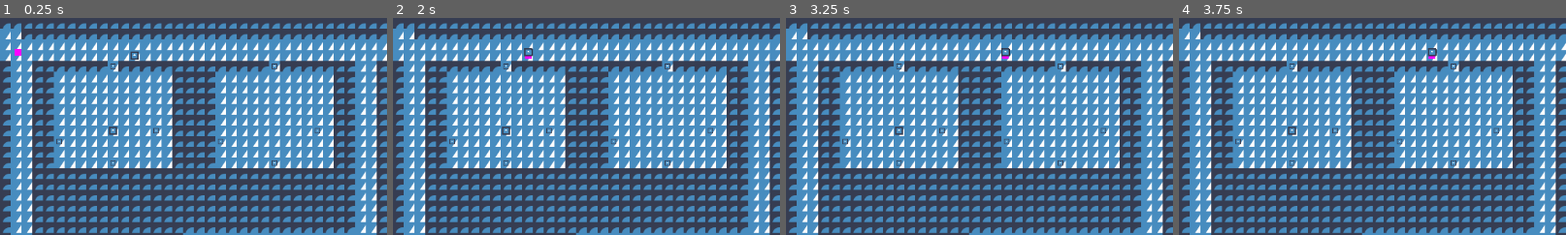
Above: before the commit, frames 1-4 (left to right).
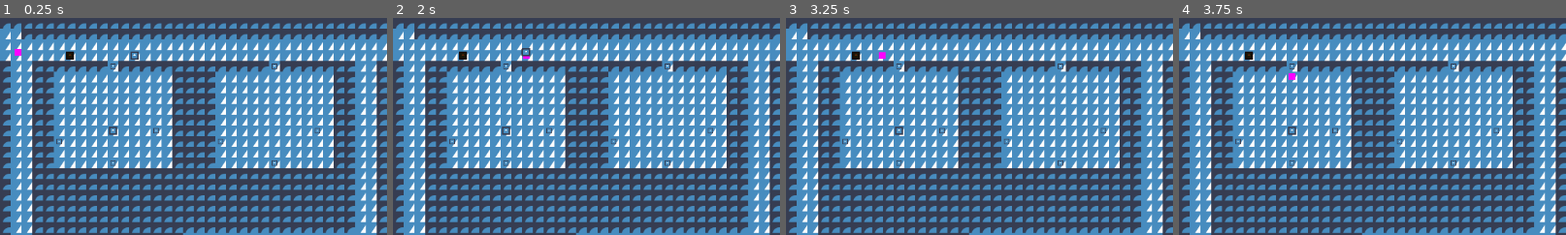
Above: after the commit, the same moments.

Repository: Nathpett/City-Navigation-Project
Game: Godot game, scene res://main.tscn
The game is run twice, just before and just after one commit, with the same random seed, the same clock (stepped at 60 frames per second) and the same inputs. The engine's default icon, where the game draws it, is replaced by a stand-in: a white triangle on a blue panel in a dark square.
Inputs:
- Up to frame 1 (0.25 s): no input
- Up to frame 2 (2 s): tap Enter at 0.5 s; tap Space at 1.25 s
- Up to frame 3 (3.25 s): no input
- Up to frame 4 (3.75 s): no input
The pictures show only the part of the screen within x 0-50%, y 0-50%; the shares and areas given below are measured in that part.

The runs differ from the first frame. In frame 1, less than 0.1% of the frame differs, in the area x 17-20%, y 15-20%; in frame 2, 0.2%; in frame 3, 0.3%, in the area x 17-58%, y 13-20%; in frame 4, 0.2%.

Commit message:
ok it cleans it now

Diff:
--- a/main.tscn
+++ b/main.tscn
@@ -1,10 +1,11 @@
-[gd_scene load_steps=9 format=3 uid="uid://b17fo24bty4m1"]
+[gd_scene load_steps=10 format=3 uid="uid://b17fo24bty4m1"]
 
 [ext_resource type="Script" path="res://city.gd" id="1_gpgsi"]
 [ext_resource type="Texture2D" uid="uid://dkw051bbanke4" path="res://icon.svg" id="2_rbahg"]
 [ext_resource type="Script" path="res://npc_spawner.gd" id="3_6sde0"]
 [ext_resource type="PackedScene" uid="uid://clw6b2ern45np" path="res://building.tscn" id="4_358ys"]
 [ext_resource type="PackedScene" uid="uid://ccwa6pbmgfq8" path="res://things/thing.tscn" id="5_ibd3p"]
+[ext_resource type="PackedScene" uid="uid://chvoshfhdrj1n" path="res://things/box.tscn" id="6_rmpsa"]
 
 [sub_resource type="NavigationPolygon" id="NavigationPolygon_dssy0"]
 vertices = PackedVector2Array(8, 0, 0, 8, -8, 0, 0, -8)
@@ -272,3 +273,6 @@
 
 [node name="Thing4" parent="." instance=ExtResource("5_ibd3p")]
 position = Vector2(168, 168)
+
+[node name="Box" parent="." instance=ExtResource("6_rmpsa")]
+position = Vector2(104, 56)
--- a/state/npc_states/seek.gd
+++ b/state/npc_states/seek.gd
@@ -21,5 +21,6 @@
 
 
 func _exit_condition_met() -> void:
-	state_owner.pick_up(target)# TODO DONT DO ANYTHING JUST BE THERE
+	var nav_agent: NavigationAgent2D = state_owner.navigation_agent
+	state_owner.state_successful = nav_agent.is_navigation_finished()
 	emit_signal("state_concluded")
--- a/things/box.gd
+++ b/things/box.gd
@@ -7,7 +7,7 @@
 
 func store(thing: Thing) -> void:
 	store_stack.append(thing)
-	thing.push_state("stored")
+	thing.evoke_stored()
 
 
 func can_store() -> bool:
--- /dev/null
+++ b/things/box.tscn
@@ -0,0 +1,11 @@
+[gd_scene load_steps=3 format=3 uid="uid://chvoshfhdrj1n"]
+
+[ext_resource type="PackedScene" uid="uid://ccwa6pbmgfq8" path="res://things/thing.tscn" id="1_nprd2"]
+[ext_resource type="Script" path="res://things/box.gd" id="2_1x72n"]
+
+[node name="Box" instance=ExtResource("1_nprd2")]
+script = ExtResource("2_1x72n")
+storage_capacity = 3
+
+[node name="Sprite2D" parent="." index="0"]
+modulate = Color(0.368627, 0.156863, 0.0392157, 1)
--- a/things/thing.gd
+++ b/things/thing.gd
@@ -9,3 +9,7 @@
 
 func evoke_drop():
 	emit_signal("drop")
+
+
+func evoke_stored():
+	$StateMachine.push_state("stored")
